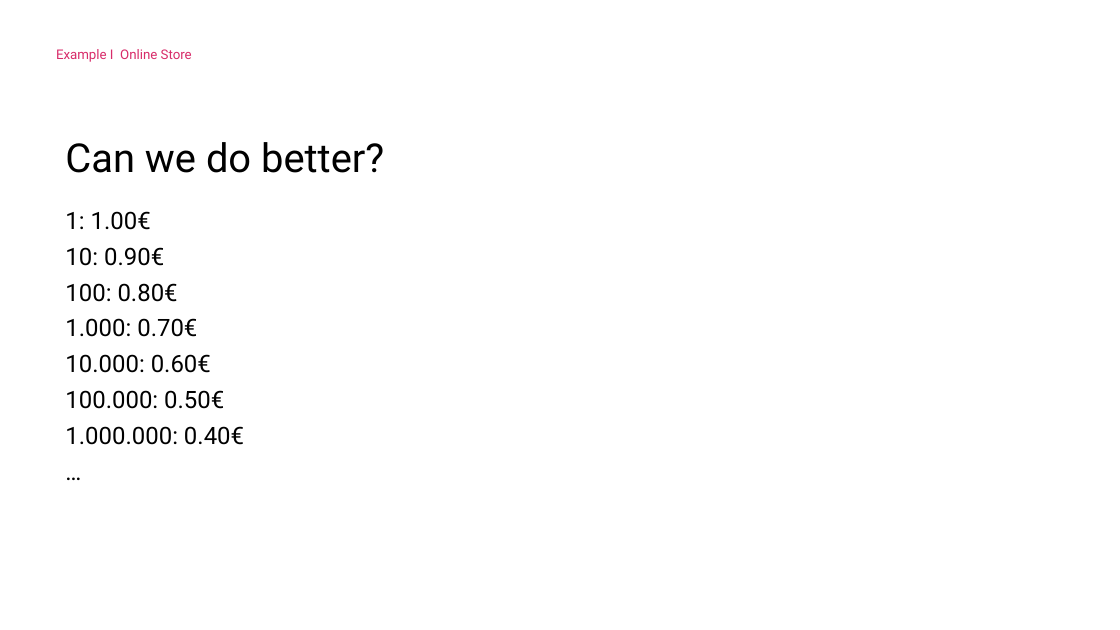
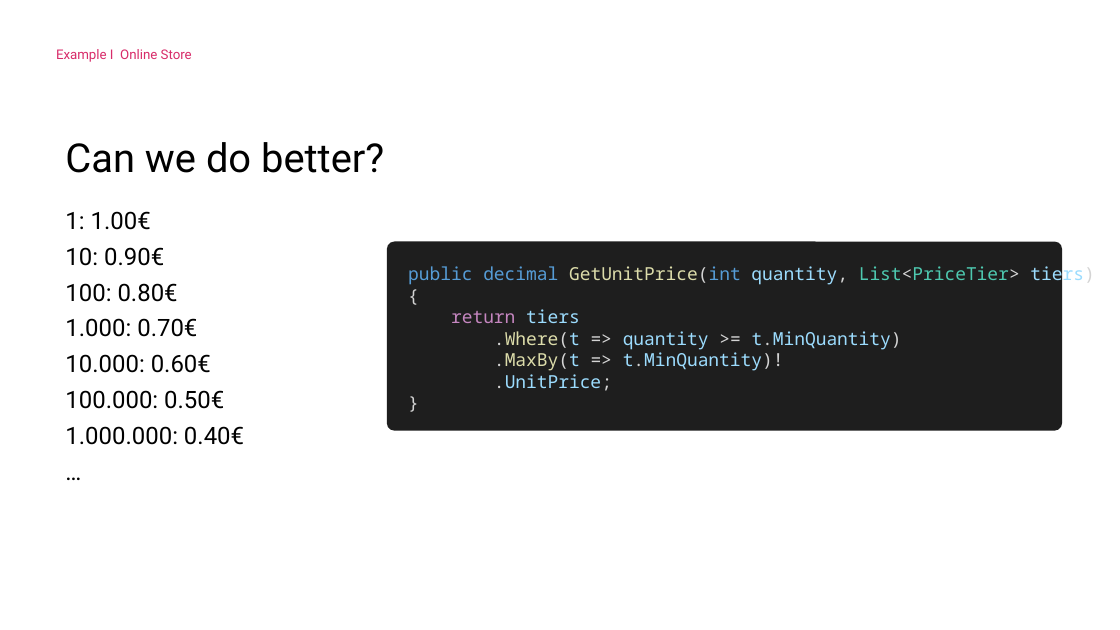
Before and after one commit to ILikeSahne/PerformanceOptimizationsInCSharp, a slide deck: slide 9 of Powerpoint.pptx. Drawn at 1120x630 pixels with LibreOffice and Linux fonts; fonts in the diff are those of the drawing; background and template pictures are left out. Boxes give left, top, right and bottom in pixels: in the first picture for what was removed or moved away, otherwise in the second. Text is boxed around its words. In the diff, an @@ line names an element or a change of style, - is before the commit and + after.

```diff
--- a/Powerpoint.pptx
+++ b/Powerpoint.pptx
@@ rounded rectangle added at [387, 241, 1063, 431], fill #1E1E1E, 13.5 pt, text #9CDCFE @@
+public decimal GetUnitPrice(int quantity, List<PriceTier> tiers)
+{
+return tiers
+.Where(t => quantity >= t.MinQuantity)
+.MaxBy(t => t.MinQuantity)!
+.UnitPrice;
+}
```
Also in this commit, not shown: 11 other slides changed, 36 slides added, 1 slide removed, 11 other files.
